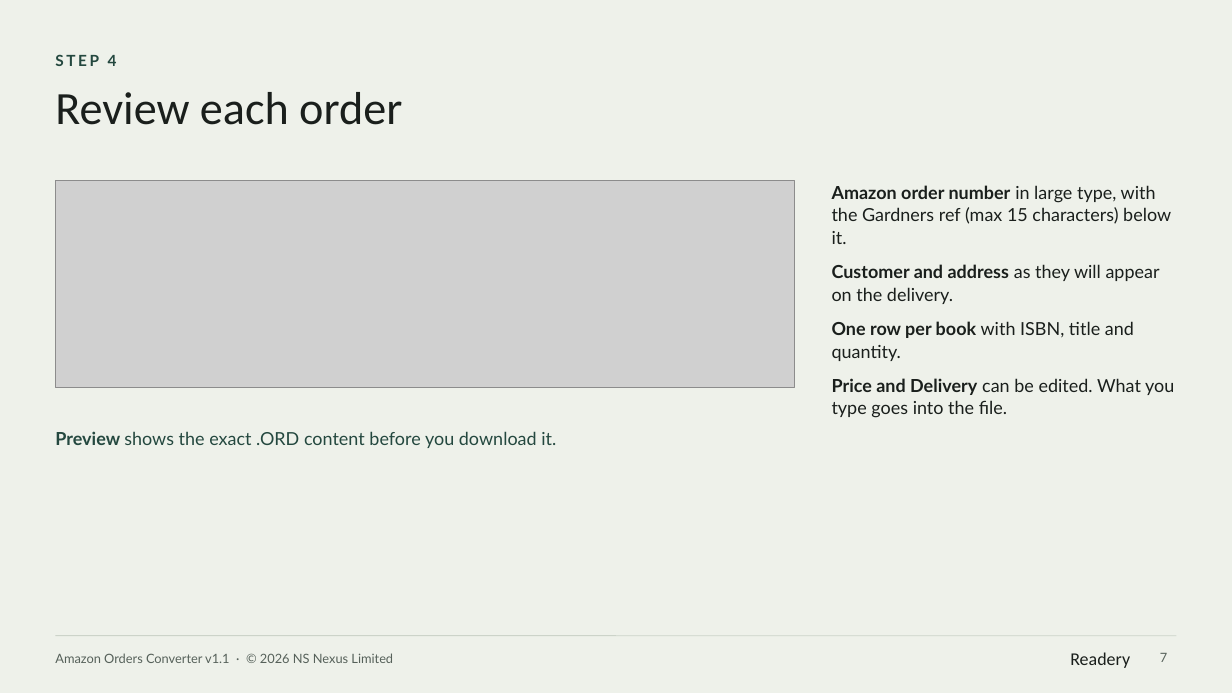
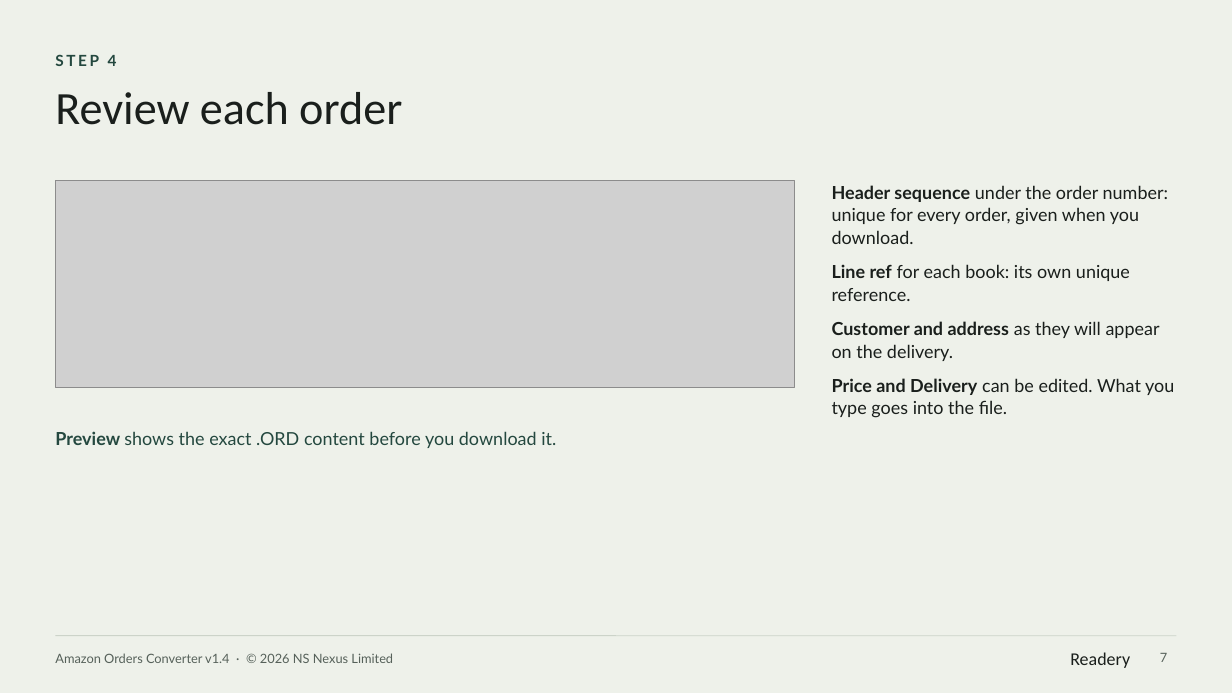
Before and after one commit to rado-penov/readery, a slide deck: slide 7 of orderconverter/Amazon-Orders-Converter-User-Manual.pptx. Drawn at 1232x693 pixels with LibreOffice and Linux fonts; fonts in the diff are those of the drawing; grey boxes stand for pictures. Boxes give left, top, right and bottom in pixels: in the first picture for what was removed or moved away, otherwise in the second. Text is boxed around its words. In the diff, an @@ line names an element or a change of style, - is before the commit and + after.

```diff
--- a/orderconverter/Amazon-Orders-Converter-User-Manual.pptx
+++ b/orderconverter/Amazon-Orders-Converter-User-Manual.pptx
@@ text at [832,185,1168,301]: text changed @@
-• Amazon order number in large type, with the Gardners ref (max 15 characters) below it.
+• Header sequence under the order number: unique for every order, given when you download.
+• Line ref for each book: its own unique reference.
@@ text at [832,321,1134,361]: paragraph removed @@
-• One row per book with ISBN, title and quantity.
@@ text at [55,653,393,663]: text changed @@
-Amazon Orders Converter v1.1 · © 2026 NS Nexus Limited
+Amazon Orders Converter v1.4 · © 2026 NS Nexus Limited
```
Also in this commit, not shown: 11 other slides changed, 2 slides added, 1 other file.
